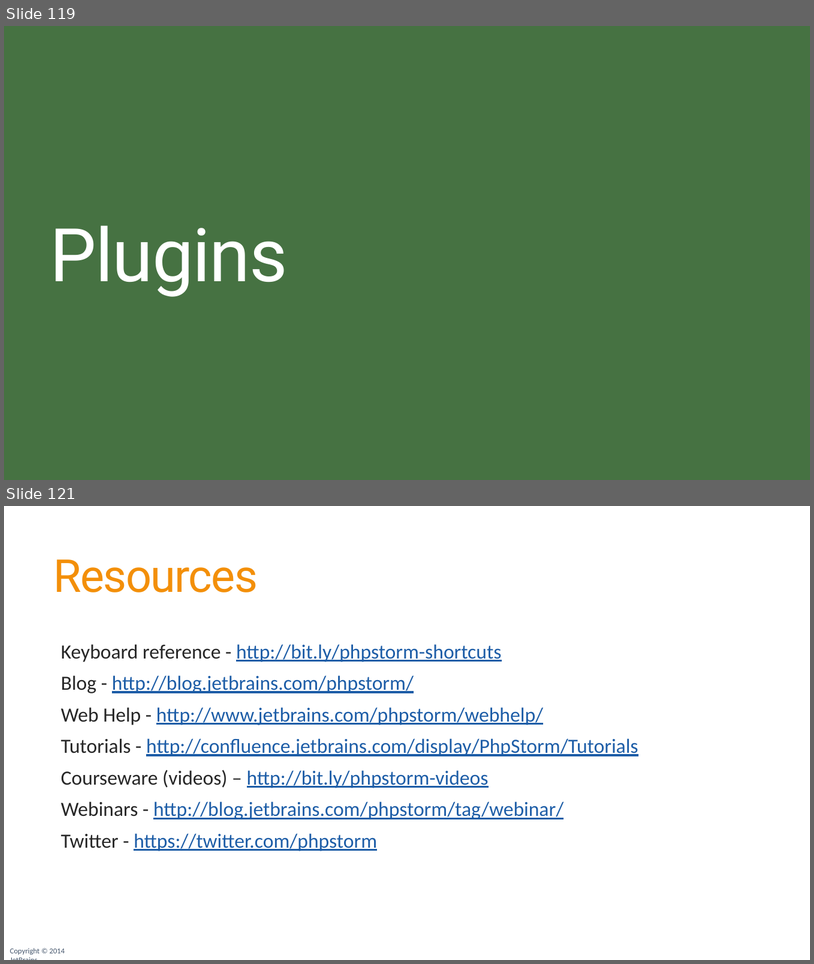
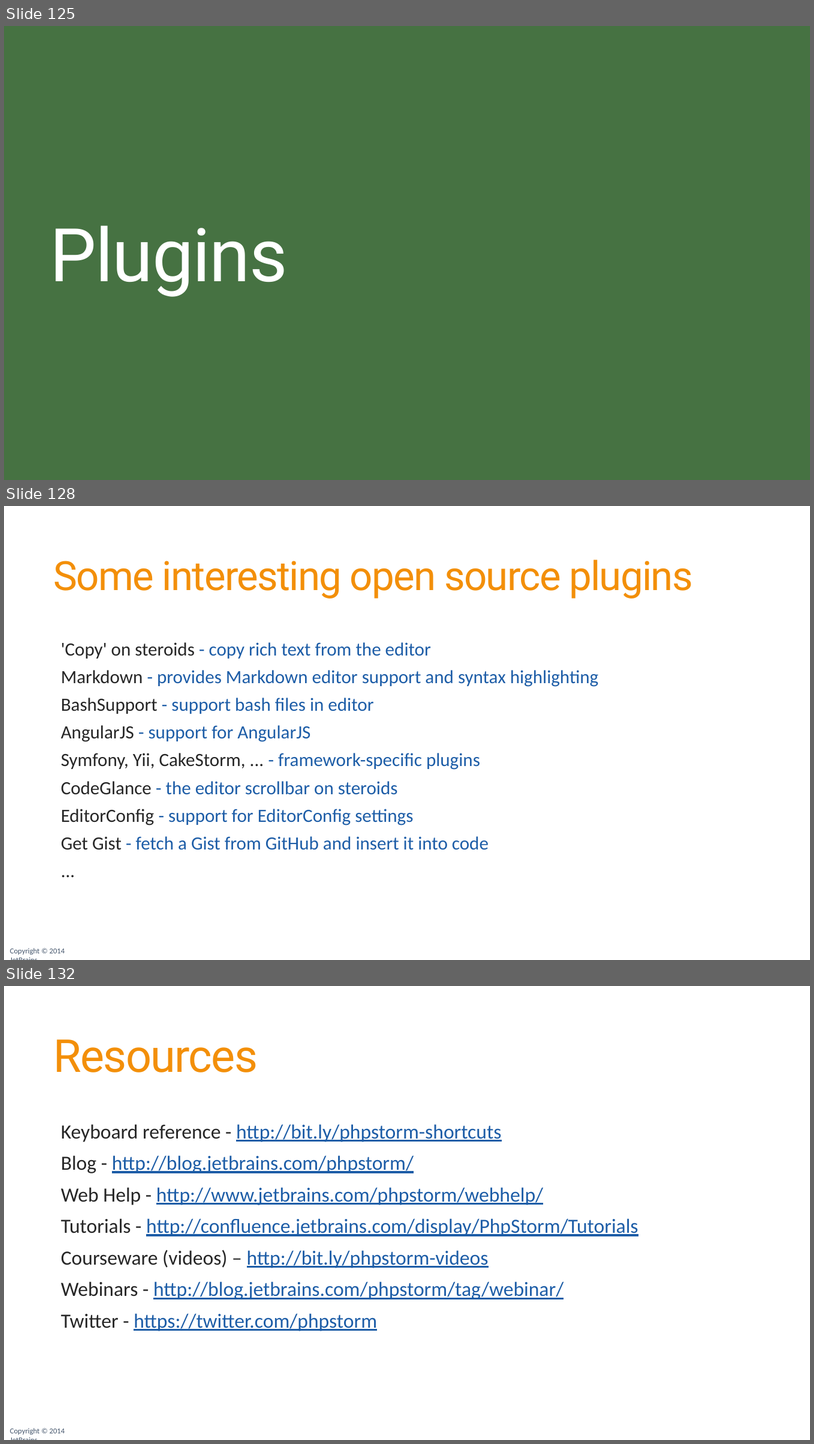
Before and after one commit to JetBrains/phpstorm-workshop, a slide deck: PhpStorm Workshop.pptx. Shown one above the other, each under a label of ours: slides 119 and 121 before the commit, slides 125, 128 and 132 after it; the slides between them are not shown. The pictures are 814x964 and 814x1444 pixels, drawn with LibreOffice and Linux fonts; fonts in the diff are those of the drawing; background and template pictures are left out. Boxes give left, top, right and bottom in pixels: in the first picture for what was removed or moved away, otherwise in the second. Text is boxed around its words. In the diff, an @@ line names an element or a change of style, - is before the commit and + after.

Commit message:
Updated slide deck with Tools and Plugins

```diff
--- a/PhpStorm Workshop.pptx
+++ b/PhpStorm Workshop.pptx
@@ slide 128 added at box(4, 506, 810, 960), background #FFFFFF; not listed: 1 template element that a slide beside it also shows @@
@@ title added at box(54, 559, 693, 598), 48 pt, text #F38F09 @@
+Some interesting open source plugins
@@ text added at box(61, 642, 599, 850), 22.2 pt, text #1D5DA7 @@
+  'Copy' on steroids - copy rich text from the editor
+  Markdown - provides Markdown editor support and syntax highlighting
+  BashSupport - support bash files in editor
+  AngularJS - support for AngularJS
+  Symfony, Yii, CakeStorm, ... - framework-specific plugins
+  CodeGlance - the editor scrollbar on steroids
+  EditorConfig - support for EditorConfig settings
+  Get Gist - fetch a Gist from GitHub and insert it into code
+  ...
@@ what was slide 119 is now slide 125 @@
@@ what was slide 121 is now slide 132 @@
```
Also in this commit, not shown: 3 slides changed, 10 other slides added.
